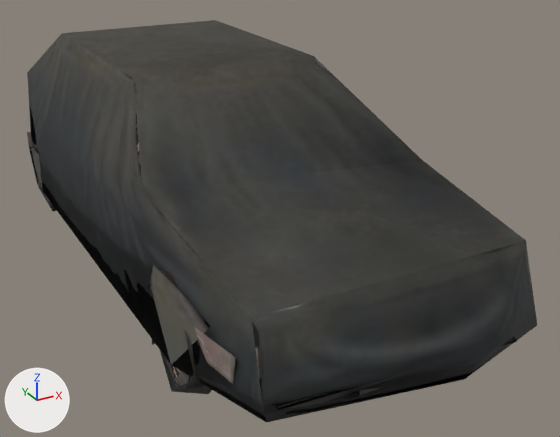
Two versions of the glTF model client/assets/glb/covered_car.glb, one commit apart.
Camera for both pictures: a 50 mm lens placed at (-1.8, -4.21, 2.31), pointed at (0.32, -0.35, 0.38). The axes (+X, +Y, +Z) are drawn at lower left. The lights are the same throughout. The older version comes first. Vertices at exactly the same position are counted once.

Objects in the first picture: 'covered_car_wheel_01'.
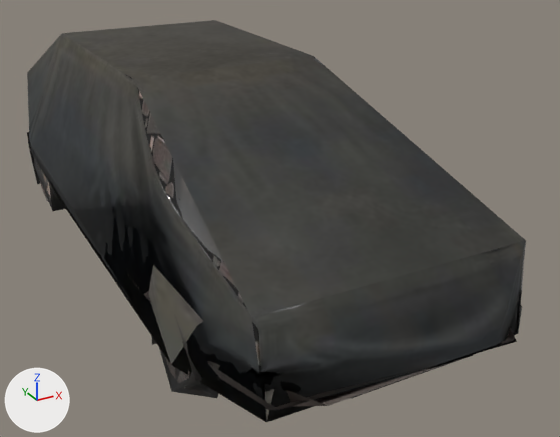
Boxes [x1, y1, x2, y2] around the edits, measured in the pictures (560 x 437 px):
```json
{"object": "covered_car_wheel_01", "change": "reshaped", "before": [27, 20, 537, 422], "after": [27, 20, 526, 422]}
{"part": 1, "of": "me_wheel_01", "change": "deleted", "before": [192, 325, 235, 384]}
{"part": 2, "of": "me_wheel_01", "change": "reshaped", "before": [27, 59, 537, 422], "after": [28, 84, 513, 406]}
```

The change, as JSON lines over the scene's bpy script:
```json
{"block": "me_wheel_01", "where": "# used by ob_covered_car_wheel_01; location = (0.758, -1.281, 0.3)"}
{"op": "remove", "block": "me_wheel_01", "code": "me_wheel_01.from_pydata(...)  # 1074 vertices, 1613 faces; spans x -1.56..0.18, y -0.92..3.38, z -0.27..1.06"}
{"op": "add", "block": "me_wheel_01", "code": "me_wheel_01.from_pydata(...)  # 947 vertices, 1392 faces; spans x -1.59..0.18, y -0.92..3.38, z -0.27..1.06"}
{"block": "me_wheel_01", "change": "me_wheel_01 part 1: the loose piece of 4 vertices spanning x -1.52..-1.47, y -0.59..-0.28, z 0.14..0.29 is deleted"}
{"block": "me_wheel_01", "change": "me_wheel_01 part 2: 1 vertex moved from x -1.38, y -0.78, z 0.14 to x -1.21, y -0.86, z 0.15; 132 vertices removed from x -1.56..0.13, y -0.8..3.35, z -0.27..0.65; 11 vertices added at x -1.59..0.07, y -0.15..2.85, z -0.23..0.35"}
{"block": "me_wheel_01", "change": "other edits to the shape of me_wheel_01 do not show in these pictures"}
```
